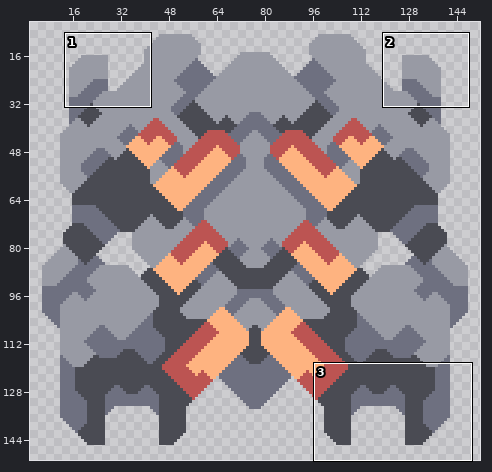
A sprite sheet gets an edit: core/assets-raw/sprites/units/vanquish.png. Above: a wide view before the commit, with the close-up outlined.
Close-up. Earlier state:
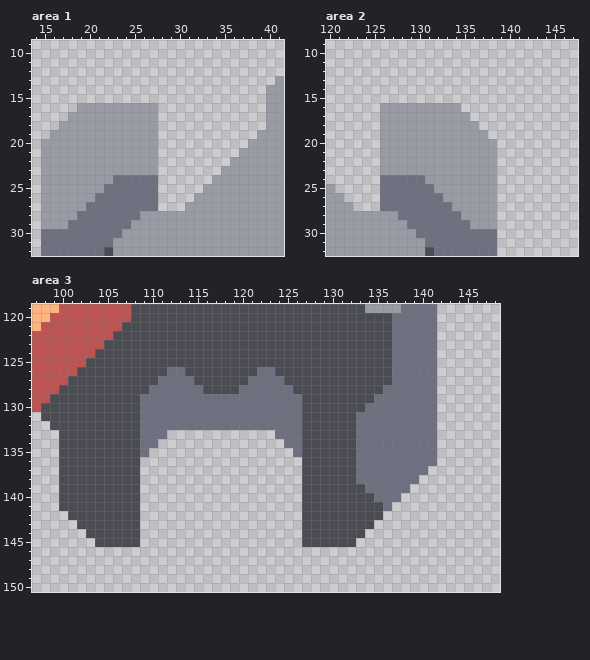
The file is 154x154 pixels. Shown: area 1: x 14..41, y 9..32; area 2: x 120..147, y 9..32; area 3: x 97..148, y 119..150. The wide view leaves out empty margins. The commit also changed other parts of the picture, which this record leaves out.
After:
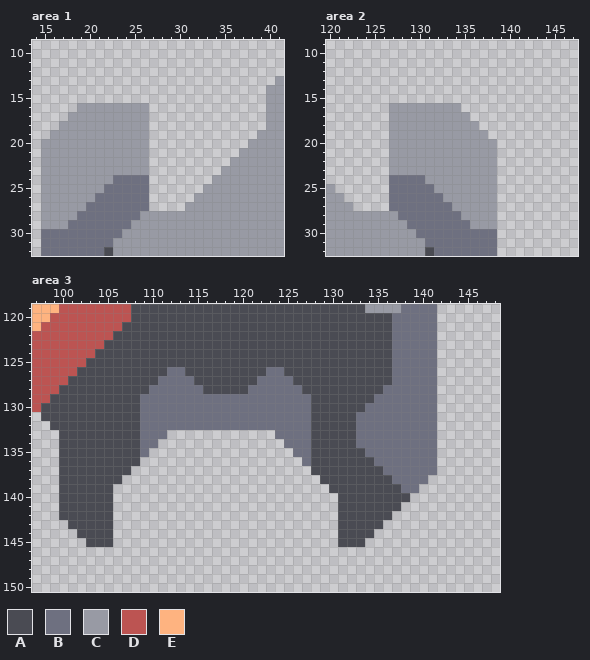
Palette (. is transparent): A #4a4b53  B #6e7080  C #989aa4  D #bc5452  E #feb380
What changed:
Area 1:
Colour B is removed in rows 24 to 27 at x 27.
Colour C is removed in rows 16 to 23 at x 27.
Area 2:
Colour B is removed in rows 24 to 27 at x 126.
Colour C is removed in rows 16 to 23 at x 126.
Area 3:
The author put colour A in row 140 at x 138; in row 141 at x 137; in row 142 at x 100 and 136; in row 143 at x 101 and 135; in row 144 at x 102 and 134; in row 145 at x 103 and 133.
Colour B becomes colour A in row 126 at x 122; in row 127 at x 121; in row 128 at x 120; in row 135 at x 133; in row 136 at x 133 to 134; in row 137 at x 133 to 135.
Colour B becomes colour A in row 138 at x 133 to 136; in row 139 at x 134 to 137; in row 140 at x 135 to 137; in row 141 at x 136.
The author put colour B in row 137 at x 141; in row 138 at x 140; in row 139 at x 139.
Colour A becomes colour B in row 126 at x 124; in row 127 at x 125; in row 128 at x 126; in rows 129 to 136 at x 127.
Colour A is removed in row 137 at x 108 and 127; in row 138 at x 107 to 108 and 127 to 128; in row 139 at x 106 to 108 and 127 to 129; in rows 140 to 145 at x 106 to 108 and 127 to 130.
Changed places in both close-ups, as pixel boxes (x1, y1, x2, y2):
erased: (149, 103, 158, 211)
erased: (380, 103, 389, 211)
changed: (239, 367, 437, 547)
changed: (59, 466, 140, 547)
